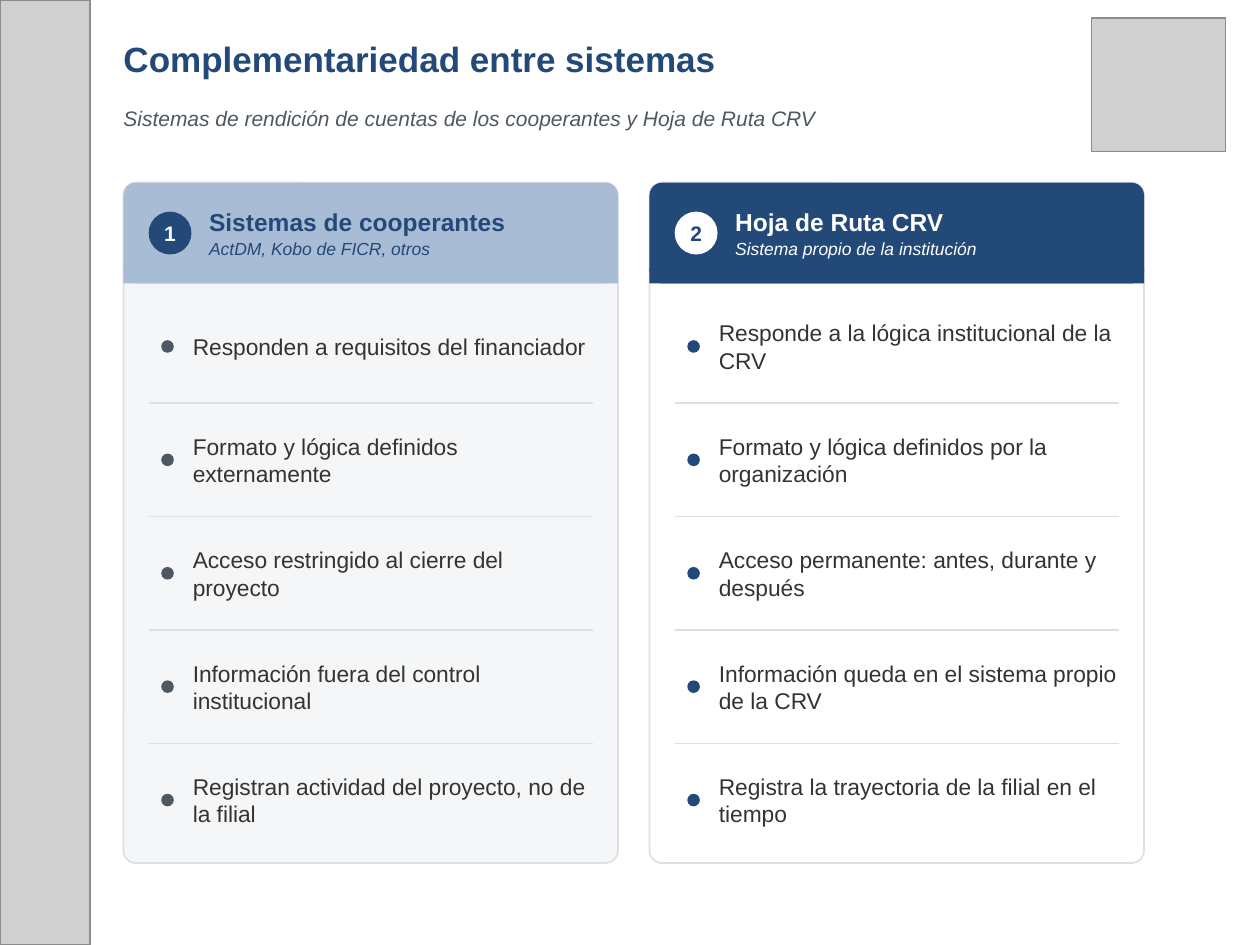
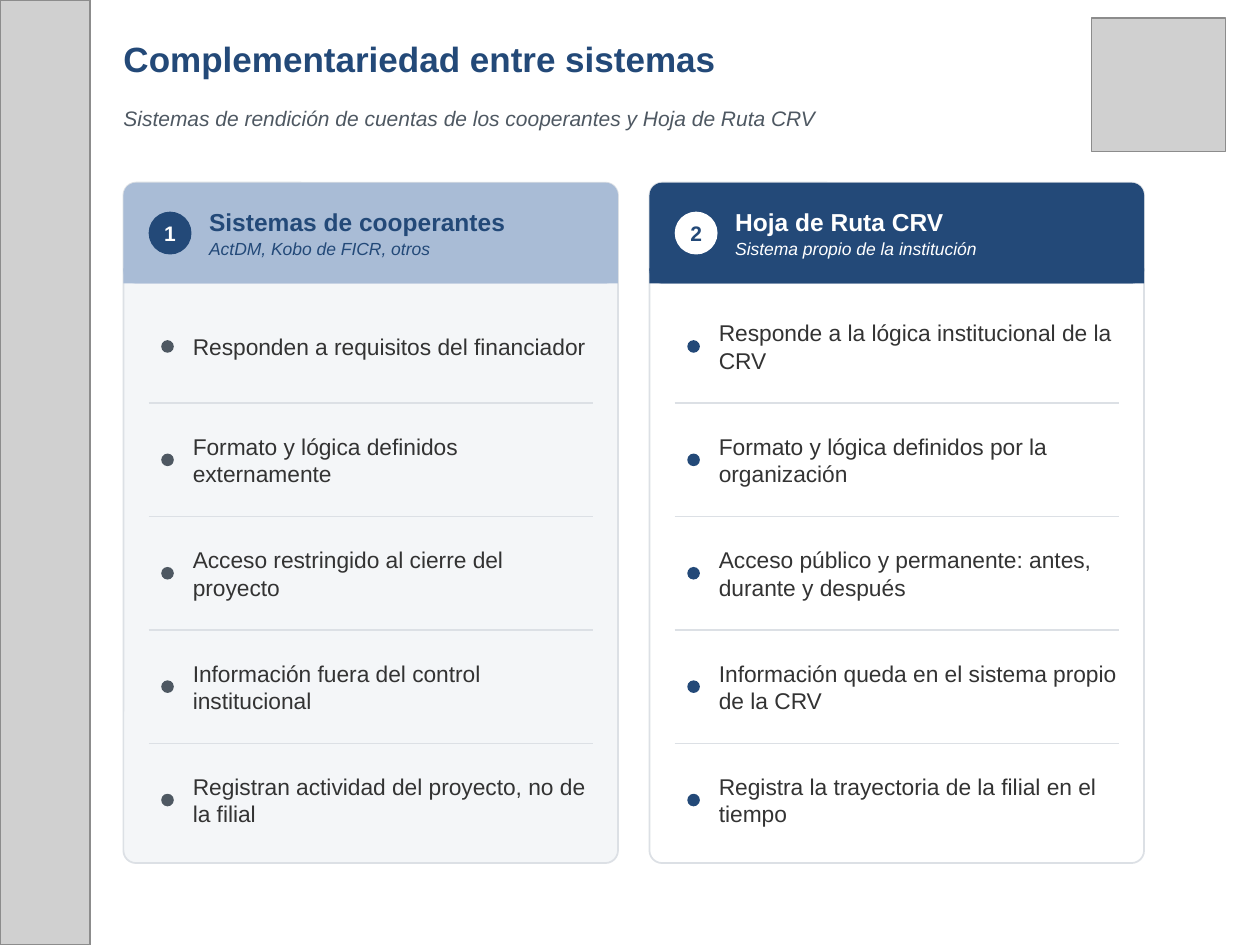
Before and after one commit to fmblancop/Hoja-de-Ruta-CRV, a slide deck: slide 8 of Hoja_de_Ruta_CRV_presentacion.pptx (slide 6 before the commit). Drawn at 1260x945 pixels with LibreOffice and Linux fonts; fonts in the diff are those of the drawing; grey boxes stand for pictures. Boxes give left, top, right and bottom in pixels: in the first picture for what was removed or moved away, otherwise in the second. Text is boxed around its words. In the diff, an @@ line names an element or a change of style, - is before the commit and + after.

```diff
--- a/Hoja_de_Ruta_CRV_presentacion.pptx
+++ b/Hoja_de_Ruta_CRV_presentacion.pptx
@@ text at box(719, 551, 1091, 600): text changed @@
-Acceso permanente: antes, durante y después
+Acceso público y permanente: antes, durante y después
```
Also in this commit, not shown: 4 other slides changed, 3 slides added, 1 slide removed.
